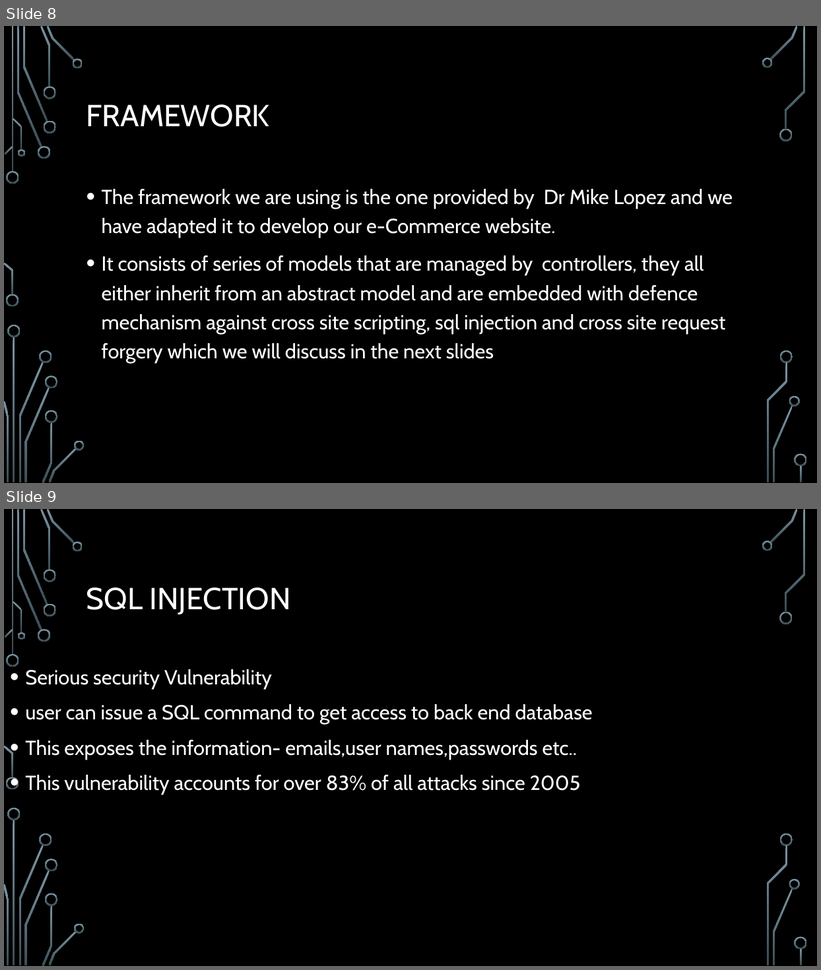
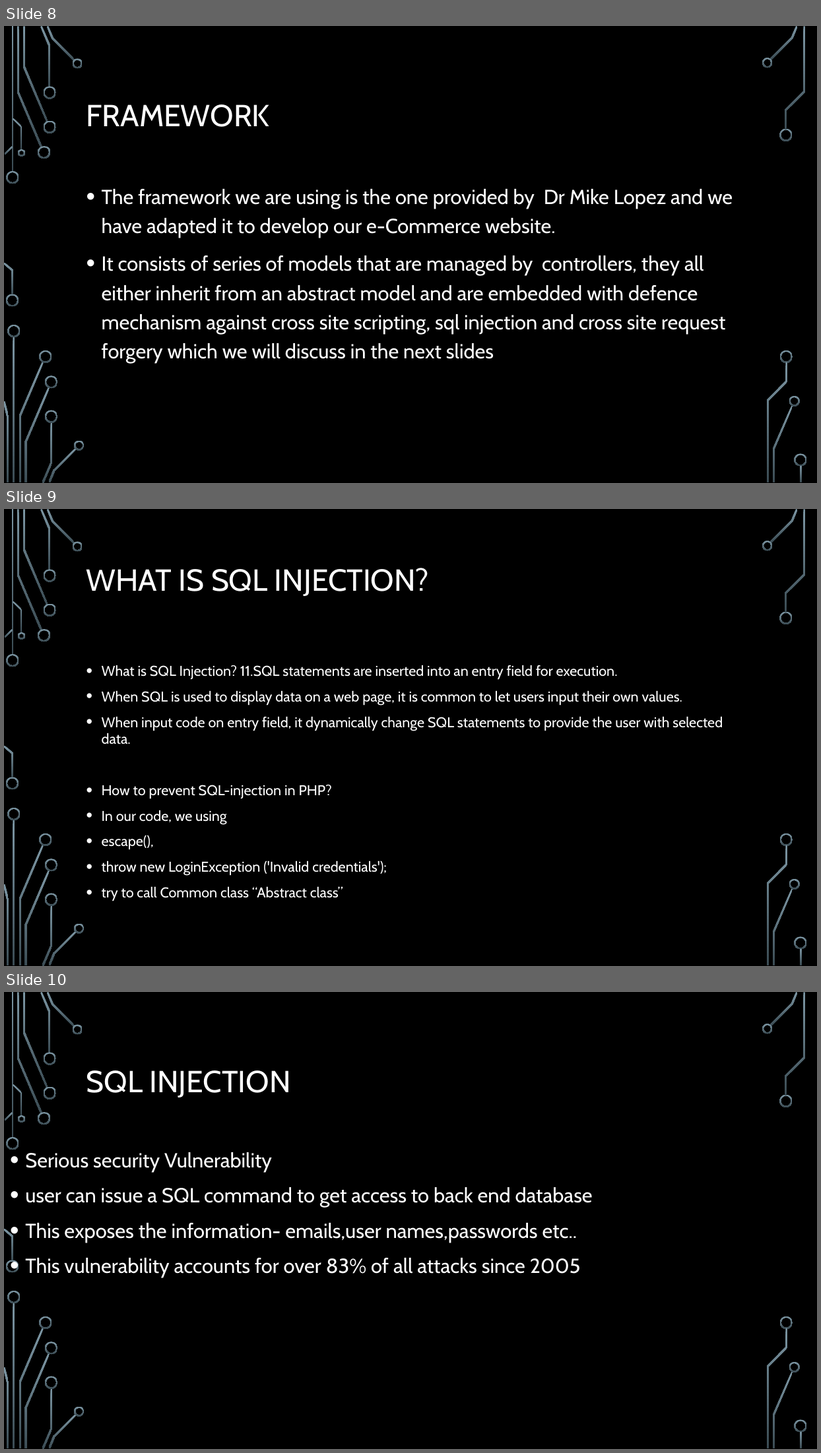
Before and after one commit to KBarros2014/TEAMB, a slide deck: site/Presentation doc/Php assignment.pptx. Shown one above the other, each under a label of ours: slides 8 and 9 before the commit, slides 8, 9 and 10 after it. The pictures are 821x970 and 821x1453 pixels, drawn with LibreOffice and Linux fonts; fonts in the diff are those of the drawing; background and template pictures are left out. Boxes give left, top, right and bottom in pixels: in the first picture for what was removed or moved away, otherwise in the second. Text is boxed around its words. In the diff, an @@ line names an element or a change of style, - is before the commit and + after.

Commit message:
tie up

```diff
--- a/site/Presentation doc/Php assignment.pptx
+++ b/site/Presentation doc/Php assignment.pptx
@@ slide 9 added at bbox=[4, 509, 817, 966], background picture (left out); not listed: 36 template elements that a slide beside it also shows @@
@@ title added at bbox=[86, 568, 429, 596], 36 pt, text #FFFFFF @@
+WHAT IS SQL INJECTION?
@@ text added at bbox=[102, 665, 723, 902], 16.8 pt, text #FFFFFF @@
+• What is SQL Injection? 11.SQL statements are inserted into an entry field for execution.
+• When SQL is used to display data on a web page, it is common to let users input their own values.
+• When input code on entry field, it dynamically change SQL statements to provide the user with selected data.
+• How to prevent SQL-injection in PHP?
+• In our code, we using
+• escape(),
+• throw new LoginException ('Invalid credentials');
+• try to call Common class “Abstract class”
@@ what was slide 9 is now slide 10 @@
```
